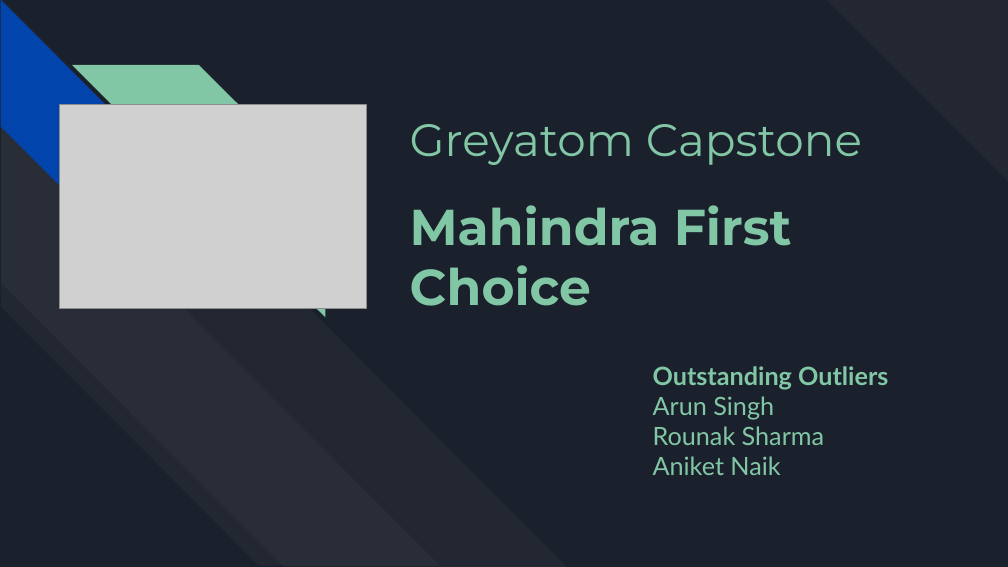
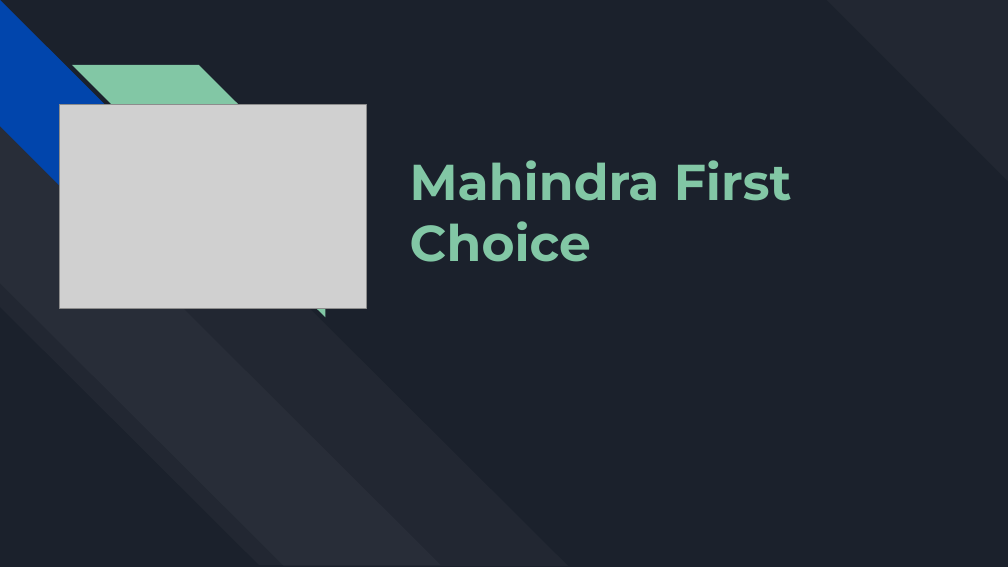
Before and after one commit to maha-prathamesh/Mahindra-First-Choice, a slide deck: slide 1 of MFCS_Final_Presentation.pptx. Drawn at 1008x567 pixels with LibreOffice and Linux fonts; fonts in the diff are those of the drawing; grey boxes stand for pictures. Boxes give left, top, right and bottom in pixels: in the first picture for what was removed or moved away, otherwise in the second. Text is boxed around its words. In the diff, an @@ line names an element or a change of style, - is before the commit and + after.

```diff
--- a/MFCS_Final_Presentation.pptx
+++ b/MFCS_Final_Presentation.pptx
@@ diag stripe removed at bbox=[0, 1, 568, 566] @@
@@ freeform shape added at bbox=[0, 1, 568, 566], fill #FFFFFF at 3% opacity @@
@@ diag stripe removed at bbox=[1, 1, 255, 254] @@
@@ freeform shape added at bbox=[1, 1, 255, 254], fill #0145AC @@
@@ diag stripe removed at bbox=[827, 0, 1008, 181] @@
@@ freeform shape added at bbox=[827, 0, 1008, 181], fill #FFFFFF at 3% opacity @@
@@ diag stripe removed at bbox=[0, 126, 440, 564] @@
@@ freeform shape added at bbox=[1, 125, 441, 565], fill #FFFFFF at 3% opacity @@
@@ title at bbox=[410, 124, 862, 165]: paragraph removed @@
-Greyatom Capstone
@@ subtitle removed at bbox=[653, 366, 888, 475] @@
-Outstanding Outliers
-Arun Singh
-Rounak Sharma
-Aniket Naik
```
Also in this commit, not shown: 27 other slides changed, 1 slide removed.
